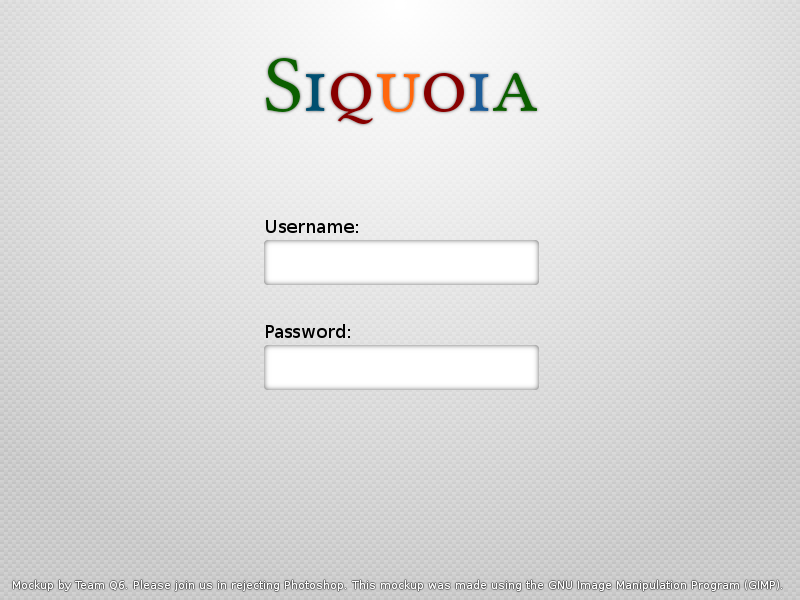
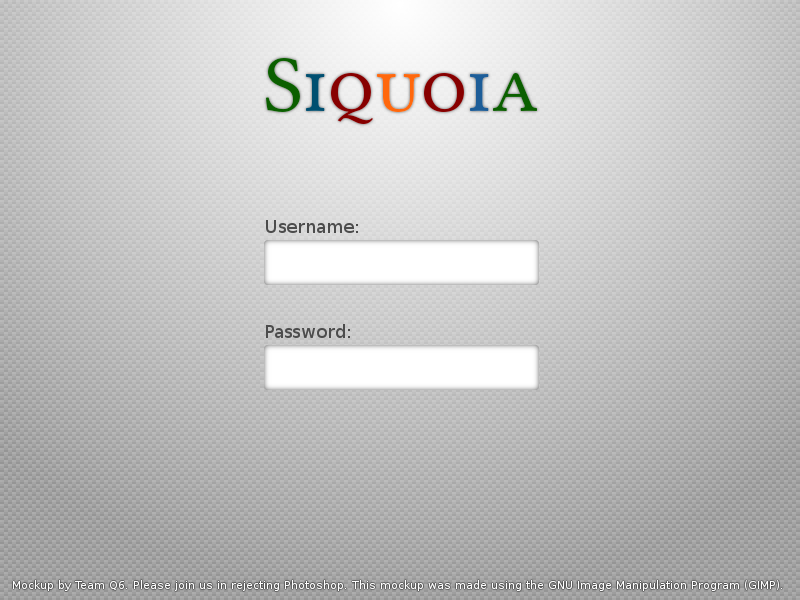
Layered file, before and after one edit (800 × 600). Changes by layer:
painted on "Password:" over 266, 324, 350, 338
painted on "Username:" over 266, 220, 358, 233
removed layer "input box" (was 60%) over 264, 240, 539, 285
painted on "box" over 264, 240, 539, 390
renamed "overlay" to "radial light overlay", blend normal → hard light over 0, 0, 800, 599
renamed "input box copy" to "black overlay", opacity 60% → 100%, blend normal → soft light, moved it above "Mockup by Team Q6. Please join...", painted on it over 0, 0, 800, 600
renamed "Drop Shadow #2" to "text shadow", opacity 100% → 50% over 11, 578, 784, 593
